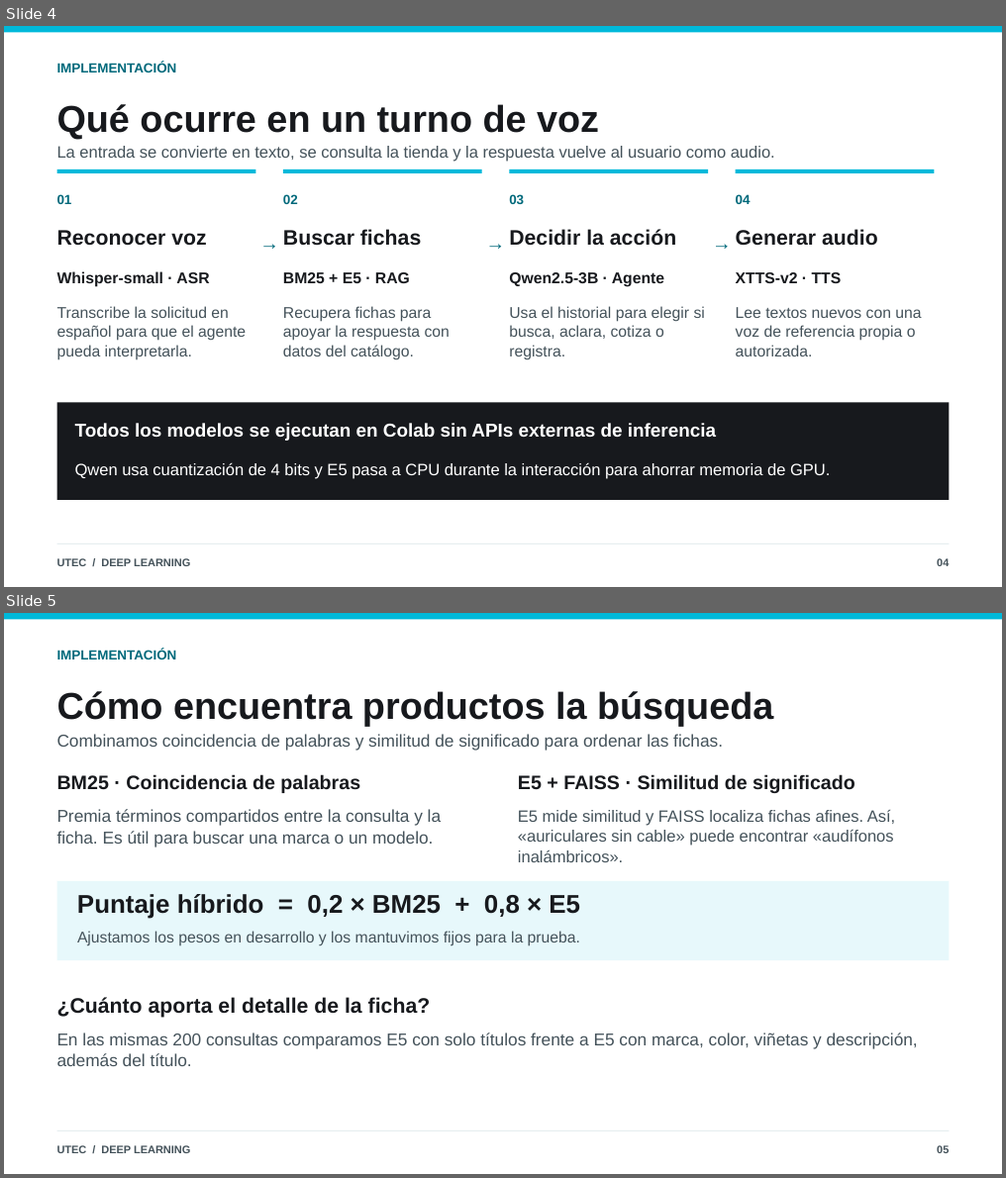
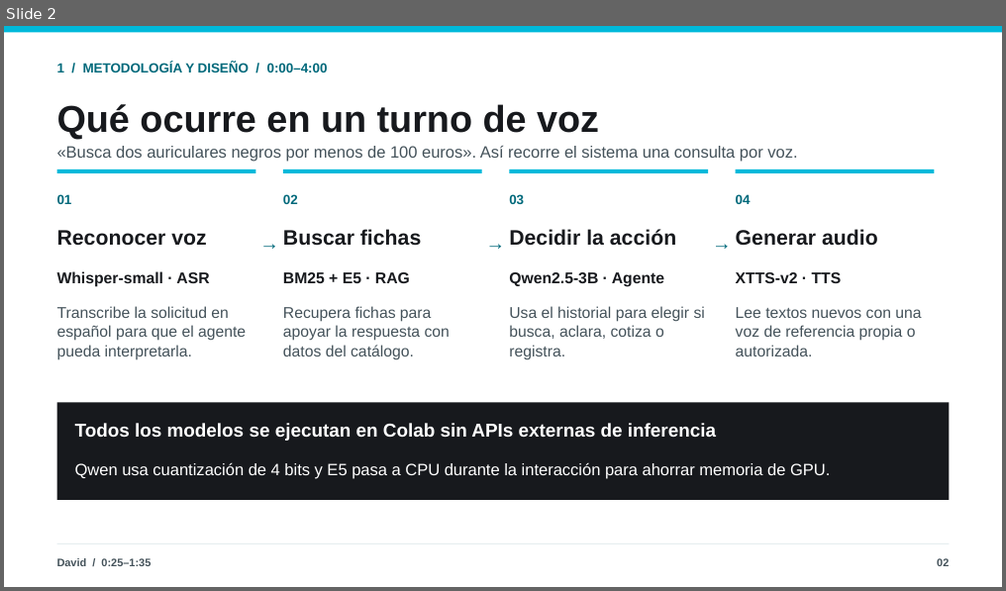
Before and after one commit to josenomberto/UTEC-CDIAV3-MCD8016, a slide deck: Proyecto 4/Presentación Laboratorio 4 - UTEC - con evidencias.pptx. Shown one above the other, each under a label of ours: slides 4 and 5 before the commit, slide 2 after it. The pictures are 1006x1178 and 1006x591 pixels, drawn with LibreOffice and Linux fonts; fonts in the diff are those of the drawing. Boxes give left, top, right and bottom in pixels: in the first picture for what was removed or moved away, otherwise in the second. Text is boxed around its words. In the diff, an @@ line names an element or a change of style, - is before the commit and + after.

```diff
--- a/Proyecto 4/Presentación Laboratorio 4 - UTEC - con evidencias.pptx
+++ b/Proyecto 4/Presentación Laboratorio 4 - UTEC - con evidencias.pptx
@@ slide 5 removed at (4, 613, 1002, 1174), background #FFFFFF @@
@@ rectangle removed at (4, 613, 1002, 619) @@
@@ text removed at (57, 650, 177, 660) @@
-IMPLEMENTACIÓN
@@ text removed at (57, 691, 773, 726) @@
-Cómo encuentra productos la búsqueda
@@ text removed at (57, 734, 723, 751) @@
-Combinamos coincidencia de palabras y similitud de significado para ordenar las fichas.
@@ text removed at (57, 774, 360, 793) @@
-BM25 · Coincidencia de palabras
@@ text removed at (518, 774, 855, 793) @@
-E5 + FAISS · Similitud de significado
@@ text removed at (57, 809, 441, 848) @@
-Premia términos compartidos entre la consulta y la ficha. Es útil para buscar una marca o un modelo.
@@ text removed at (518, 810, 895, 862) @@
-E5 mide similitud y FAISS localiza fichas afines. Así, «auriculares sin cable» puede encontrar «audífonos inalámbricos».
@@ rectangle removed at (57, 881, 949, 960) @@
@@ text removed at (77, 894, 580, 919) @@
-Puntaje híbrido = 0,2 × BM25 + 0,8 × E5
@@ text removed at (77, 931, 580, 947) @@
-Ajustamos los pesos en desarrollo y los mantuvimos fijos para la prueba.
@@ text removed at (57, 997, 431, 1018) @@
-¿Cuánto aporta el detalle de la ficha?
@@ text removed at (57, 1033, 918, 1066) @@
-En las mismas 200 consultas comparamos E5 con solo títulos frente a E5 con marca, color, viñetas y descripción, además del título.
@@ rectangle removed at (57, 1131, 949, 1132) @@
@@ text removed at (57, 1146, 190, 1154) @@
-UTEC / DEEP LEARNING
@@ text removed at (937, 1146, 948, 1154) @@
-05
@@ what was slide 4 is now slide 2 @@
@@ slide 2 changed as well @@
@@ text at (57, 63, 328, 73): text changed @@
-IMPLEMENTACIÓN
+1 / METODOLOGÍA Y DISEÑO / 0:00–4:00
@@ text at (57, 146, 797, 162): text changed @@
-La entrada se convierte en texto, se consulta la tienda y la respuesta vuelve al usuario como audio.
+«Busca dos auriculares negros por menos de 100 euros». Así recorre el sistema una consulta por voz.
@@ text at (57, 559, 151, 567): text changed @@
-UTEC / DEEP LEARNING
+David / 0:25–1:35
@@ text at (937, 559, 948, 567): text changed @@
-04
+02
```
Also in this commit, not shown: 6 other slides changed, 7 slides added, 4 other slides removed, 1 other file.
